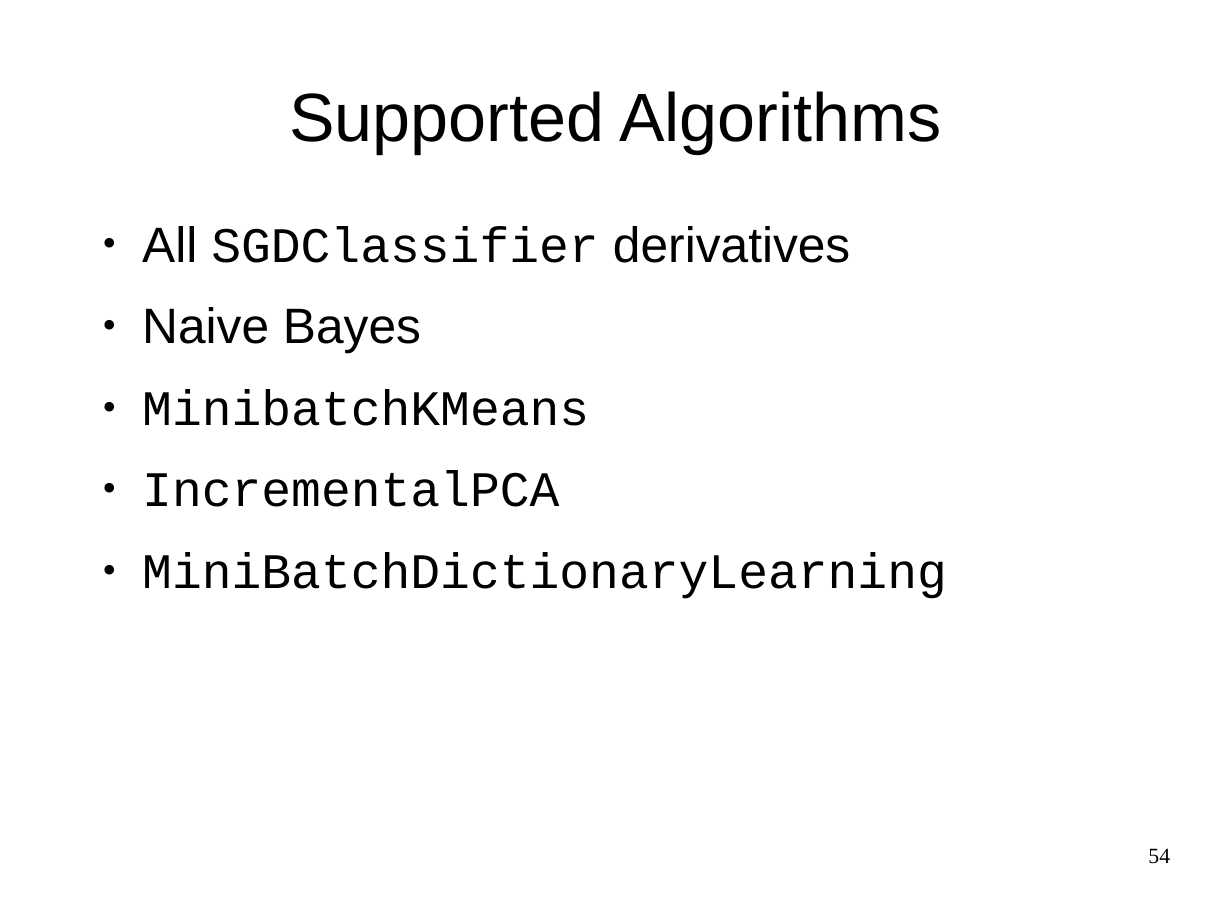
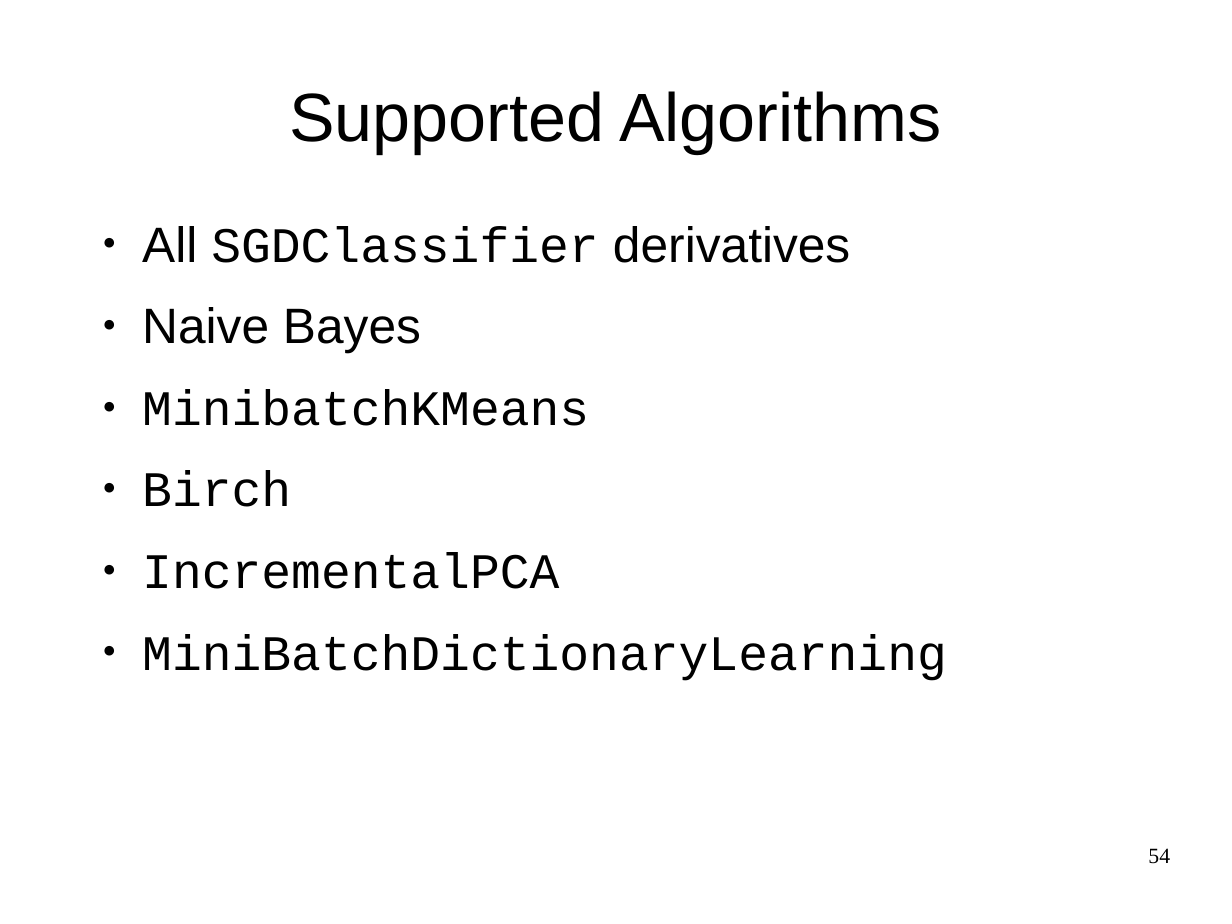
Before and after one commit to amueller/odscon-2015, a slide deck: slide 54 of machine-learning-with-scikit-learn-odscon.odp. Drawn at 1232x924 pixels with LibreOffice and Linux fonts; fonts in the diff are those of the drawing. Boxes give left, top, right and bottom in pixels: in the first picture for what was removed or moved away, otherwise in the second. Text is boxed around its words. In the diff, an @@ line names an element or a change of style, - is before the commit and + after.

```diff
--- a/machine-learning-with-scikit-learn-odscon.odp
+++ b/machine-learning-with-scikit-learn-odscon.odp
@@ text at (x1=142, y1=471, x2=291, y2=507): paragraph added @@
+● Birch
```
Also in this commit, not shown: 1 other slide changed.
